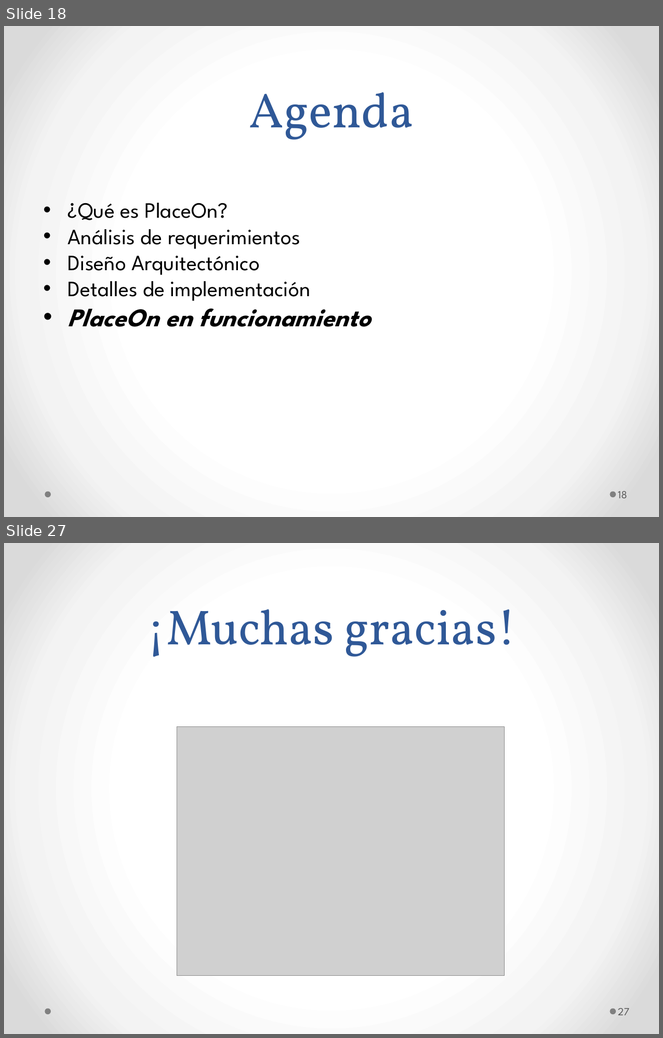
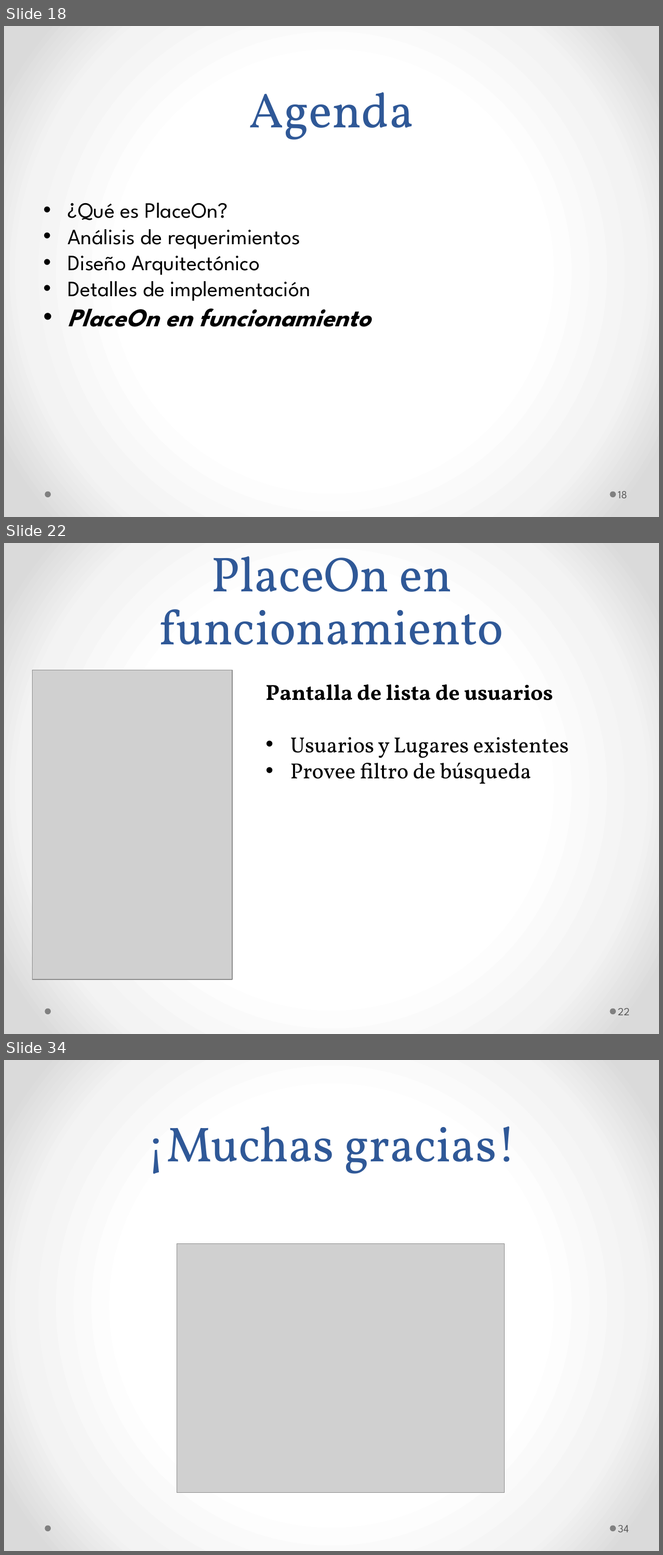
Before and after one commit to ygd182/placeon, a slide deck: Informes/PlaceOn.pptx. Shown one above the other, each under a label of ours: slides 18 and 27 before the commit, slides 18, 22 and 34 after it; the slides between them are not shown. The pictures are 663x1038 and 663x1555 pixels, drawn with LibreOffice and Linux fonts; fonts in the diff are those of the drawing; grey boxes stand for pictures. Boxes give left, top, right and bottom in pixels: in the first picture for what was removed or moved away, otherwise in the second. Text is boxed around its words. In the diff, an @@ line names an element or a change of style, - is before the commit and + after.

```diff
--- a/Informes/PlaceOn.pptx
+++ b/Informes/PlaceOn.pptx
@@ slide 22 added at (4, 543, 659, 1034), background gradient #FFFFFF to #F4F4F4 to #DADADA; not listed: 2 template elements that a slide beside it also shows @@
@@ title added at (159, 556, 504, 645), 54 pt, text #2F5897 @@
+PlaceOn en funcionamiento
@@ picture added at (32, 670, 232, 980) @@
@@ text added at (266, 684, 569, 784), 24 pt, text #000000 @@
+Pantalla de lista de usuarios
+• Usuarios y Lugares existentes
+• Provee filtro de búsqueda
@@ page number added at (618, 1008, 630, 1016), 12 pt, text #595959 @@
+22
@@ what was slide 27 is now slide 34 @@
@@ page number at (618, 1525, 629, 1533): text changed @@
-27
+34
```
Also in this commit, not shown: 9 slides changed, 6 other slides added.
